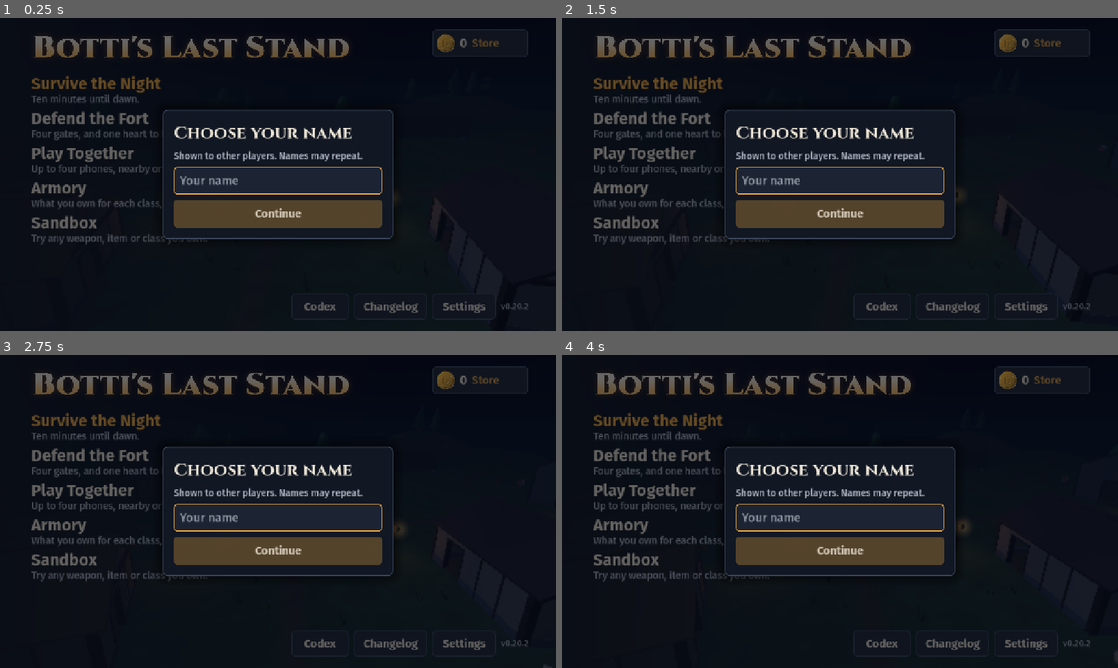
Above: before the commit, frames 1-4 (two rows, left to right).
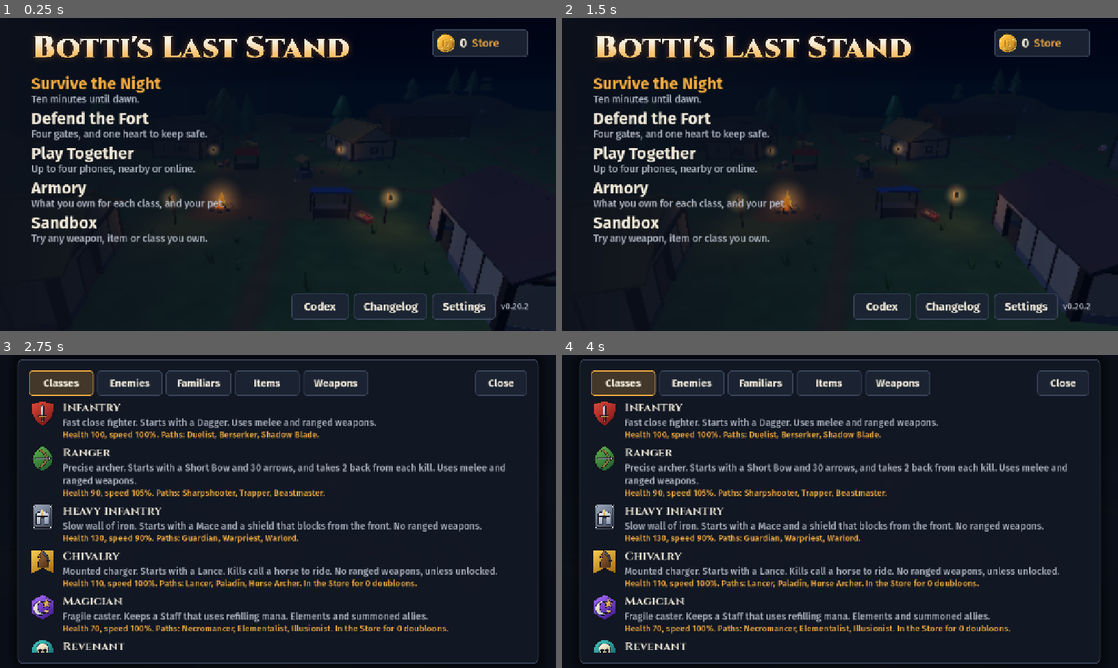
Above: after the commit, the same moments.

Repository: Polaryti/botti-last-stand
Game: Godot game, scene res://scenes/main.tscn
Two runs of this game, one before a commit and one after it. Both use one fixed random seed, a clock stepped at 60 frames per second and the inputs below.
Inputs (mouse positions are in pixels of both pictures, inside the frame that each line leads up to):
- Up to frame 1 (0.25 s): no input
- Up to frame 2 (1.5 s): click (739, 155) at 0.5 s; click (995, 149) at 1.25 s, where only the run after the commit has a clickable "Back"
- Up to frame 3 (2.75 s): click "Codex" at 2 s
- Up to frame 4 (4 s): click (951, 642) at 2.75 s, where only the run before the commit has a clickable "Changelog"; click (1023, 642) at 3.5 s, where only the run before the commit has a clickable "Settings"

The runs differ from the first frame. In frame 1, 14% of the frame differs, in the area x 5-98%, y 3-100%; in frame 2, 14%; in frame 3, 24%; in frame 4, 24%, in the area x 3-100%, y 1-99%.

Commit message:
Remove mandatory username onboarding and restore original naming

Diff:
--- a/scripts/epic_net.gd
+++ b/scripts/epic_net.gd
@@ -32,7 +32,6 @@
 
 var _ieos: Object
 var _user := ""
-var _display_name := ""
 var _signing_in := false
 var _lobby_id := ""
 var _updating := false
@@ -172,7 +171,7 @@
 
 
 func _sign_in_once() -> bool:
-	if _user != "" and _display_name == Game.player_name:
+	if _user != "":
 		return true
 	if not available():
 		return _fail("This build has no online play.")
@@ -210,7 +209,6 @@
 	if int(done["result_code"]) != SUCCESS:
 		return _fail("Could not go online (%d). Are you connected?" % int(done["result_code"]))
 	_user = str(done["local_user_id"])
-	_display_name = Game.player_name
 	return _user != "" or _fail("Could not go online.")
 
 
--- a/scripts/game.gd
+++ b/scripts/game.gd
@@ -18,8 +18,6 @@
 var test_map := "" # a map scene to play instead of the usual one: see MapRoot
 var force_weather := -1 # a test can ask for a certain weather
 var player_class := "infantry"
-const NAME_SCHEMA := 1
-var name_schema := 0
 var _run_awarded := false
 var player_name := ""
 var unlocked := {} # classes bought, or opened with a code
@@ -61,6 +59,8 @@
 	apply_quality()
 	PhoneScreen.apply_orientation()
 	PhoneScreen.apply_brightness()
+	if player_name == "":
+		player_name = ["Aldric", "Bertrand", "Cedric", "Edith", "Godfrey", "Isolde", "Matilda", "Roland", "Rowena", "Wilfred"][randi() % 10]
 
 
 
@@ -290,8 +290,7 @@
 	sound_volume = clampf(_saved(c, "audio", "sound", 1.0), 0.0, 1.0)
 	quality = clampi(_saved(c, "video", "quality", 1), 0, 2)
 	difficulty = clampi(_saved(c, "progress", "difficulty", 1), 0, 2)
-	player_name = clean_name(str(_saved(c, "progress", "player_name", "")))
-	name_schema = maxi(0, _saved(c, "progress", "name_schema", 0))
+	player_name = str(_saved(c, "progress", "player_name", ""))
 	unlocked = _saved(c, "progress", "unlocked", {})
 	redeemed = _saved(c, "progress", "redeemed", {})
 	doubloons = maxi(0, _saved(c, "progress", "doubloons", 0))
@@ -326,7 +325,6 @@
 	c.set_value("video", "quality", quality)
 	c.set_value("progress", "difficulty", difficulty)
 	c.set_value("progress", "player_name", player_name)
-	c.set_value("progress", "name_schema", name_schema)
 	c.set_value("progress", "unlocked", unlocked)
 	c.set_value("progress", "redeemed", redeemed)
 	c.set_value("progress", "doubloons", doubloons)
@@ -365,28 +363,5 @@
 	return "%02d:%02d" % [s / 60, s % 60]
 
 
-static func clean_name(value: String) -> String:
-	var clean := ""
-	for character: String in value:
-		var point := character.unicode_at(0)
-		if point >= 32 and not (point >= 127 and point <= 159) and point not in [0x2028, 0x2029]:
-			clean += character
-	return clean.strip_edges().substr(0, 16)
-
-
-func needs_name() -> bool:
-	return name_schema < NAME_SCHEMA or clean_name(player_name) == ""
-
-
-func confirm_name(value: String) -> bool:
-	var clean := clean_name(value)
-	if clean == "":
-		return false
-	player_name = clean
-	name_schema = NAME_SCHEMA
-	save_settings()
-	return true
-
-
 func begin_run() -> void:
 	_run_awarded = false
--- a/scripts/main.gd
+++ b/scripts/main.gd
@@ -160,8 +160,6 @@
 	if not updates.changed.is_connected(_fill_update_box):
 		updates.changed.connect(_fill_update_box)
 	_fill_update_box()
-	if Game.needs_name():
-		show_name_prompt.call_deferred()
 	if not _checked_updates:
 		_checked_updates = true
 		updates.check()
@@ -1465,7 +1463,7 @@
 	name_edit.custom_minimum_size = Vector2(290, 58)
 	name_edit.add_theme_font_size_override("font_size", 26)
 	name_edit.text_changed.connect(func(t: String) -> void:
-		Game.player_name = Game.clean_name(t) if Game.clean_name(t) != "" else Game.player_name
+		Game.player_name = t.strip_edges() if t.strip_edges() != "" else Game.player_name
 		Game.save_settings())
 	top.add_child(name_edit)
 	if _together_tab == ONLINE_TAB:
@@ -1868,35 +1866,3 @@
 	map.selected.connect(func(_at: Vector3) -> void: confirm.disabled = false)
 	row.add_child(confirm)
 	_back = close
-
-
-var _name_prompt: Control
-
-
-func show_name_prompt() -> void:
-	if is_instance_valid(_name_prompt) and not _name_prompt.is_queued_for_deletion():
-		return
-	if not Game.needs_name() or Game.mode != Game.Mode.MENU:
-		return
-	var root := _modal("Choose your name")
-	_name_prompt = root
-	var box: VBoxContainer = root.get_meta("box")
-	box.add_child(_soft("Shown to other players. Names may repeat.", 22))
-	var edit := LineEdit.new()
-	edit.max_length = 16
-	edit.text = Game.player_name
-	edit.placeholder_text = "Your name"
-	edit.custom_minimum_size = Vector2(480, 60)
-	edit.add_theme_font_size_override("font_size", 28)
-	box.add_child(edit)
-	var submit := func() -> void:
-		if Game.confirm_name(edit.text):
-			root.queue_free()
-			_back = _quit
-	var button := _button("Continue", submit, Vector2(480, 64), true)
-	button.disabled = Game.clean_name(edit.text) == ""
-	edit.text_changed.connect(func(value: String) -> void: button.disabled = Game.clean_name(value) == "")
-	edit.text_submitted.connect(func(_text: String) -> void: submit.call())
-	box.add_child(button)
-	_back = Callable() # Android Back cannot silently accept a generated name.
-	edit.grab_focus()
--- a/tests/net_test.gd
+++ b/tests/net_test.gd
@@ -68,7 +68,7 @@
 
 
 func _ready() -> void:
-	Game.confirm_name("Test Player")
+	Game.player_name = "Test Player"
 	name = "NetTest"
 	Game.force_weather = Weather.Kind.CLEAR
 	var args := OS.get_cmdline_user_args()
--- a/tests/rework.gd
+++ b/tests/rework.gd
@@ -24,7 +24,7 @@
 	Engine.physics_ticks_per_second = 240
 	Engine.time_scale = 4.0
 	Engine.max_physics_steps_per_frame = 16
-	Game.confirm_name("Test Player")
+	Game.player_name = "Test Player"
 	Game.quality = 0
 	Game.force_weather = Weather.Kind.CLEAR
 	Game.mode = Game.Mode.NIGHT
@@ -252,13 +252,6 @@
 
 
 func _progress() -> void:
-	Game.name_schema = 0
-	Game.player_name = "Old generated name"
-	check(Game.needs_name(), "existing installations get a one-time name prompt")
-	check(not Game.confirm_name(" \n\t"), "blank names cannot bypass the prompt")
-	check(Game.confirm_name("  Mara  ") and not Game.needs_name(), "confirming a valid name completes migration")
-	check(Game.confirm_name("Mara"), "duplicate display names are allowed")
-	check(Game.clean_name("A\nB\tC") == "ABC", "network names strip control characters")
 	Game.mode = Game.Mode.NIGHT
 	Game.begin_run()
 	var before := Game.doubloons
--- a/tests/rework_shots.gd
+++ b/tests/rework_shots.gd
@@ -1,5 +1,5 @@
 extends Node
-## Render the name migration, Commander equipment, Adept phase card and artillery selection.
+## Render Commander equipment, Adept phase card and artillery selection.
 var out := ""
 var m: Main
 
@@ -15,8 +15,7 @@
 func _ready() -> void:
 	out = OS.get_cmdline_user_args()[0]
 	seed(771)
-	Game.player_name = ""
-	Game.name_schema = 0
+	Game.player_name = "Mara"
 	Game.quality = 1
 	Game.force_weather = Weather.Kind.CLEAR
 	Game.unlocked["commander"] = true
@@ -24,9 +23,6 @@
 	m = Main.new()
 	add_child(m)
 	await wait(0.4)
-	await snap("choose_name")
-	Game.confirm_name("Mara")
-	m.show_menu()
 	await snap("menu")
 	m.show_class_picker(Game.Mode.NIGHT)
 	m._fill_class_detail(m.panel.get_meta("detail"), "commander", Game.Mode.NIGHT)
--- a/tests/test_game.gd
+++ b/tests/test_game.gd
@@ -34,7 +34,7 @@
 
 
 func _ready() -> void:
-	Game.confirm_name("Test Player")
+	Game.player_name = "Test Player"
 	# Same 1/60 s steps as the real game, four times as fast.
 	Engine.physics_ticks_per_second = 240
 	Engine.time_scale = 4.0
--- a/tests/ui_shots.gd
+++ b/tests/ui_shots.gd
@@ -14,7 +14,7 @@
 
 
 func _ready() -> void:
-	Game.confirm_name("Test Player")
+	Game.player_name = "Test Player"
 	out = OS.get_cmdline_user_args()[0]
 	Game.quality = 2
 	Game.apply_quality()
--- a/tests/weather_shots.gd
+++ b/tests/weather_shots.gd
@@ -14,7 +14,7 @@
 
 
 func _ready() -> void:
-	Game.confirm_name("Test Player")
+	Game.player_name = "Test Player"
 	out = OS.get_cmdline_user_args()[0]
 	Game.quality = 2
 	Game.apply_quality()
Not shown, changed: CHANGELOG.md
